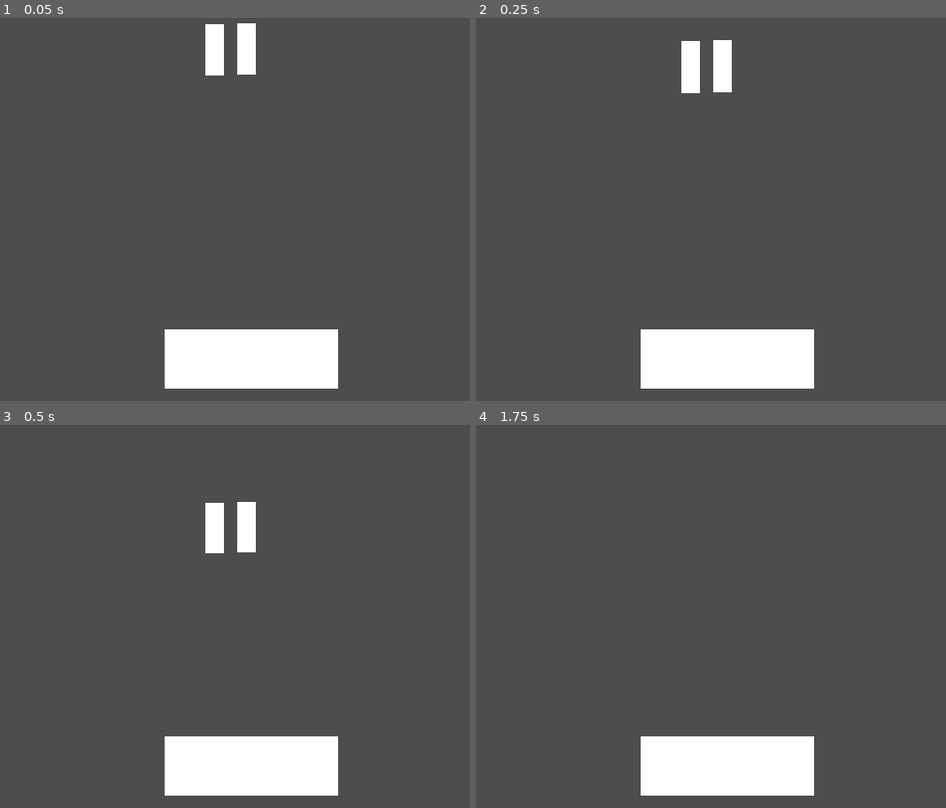
Above: before the commit, frames 1-4 (two rows, left to right).
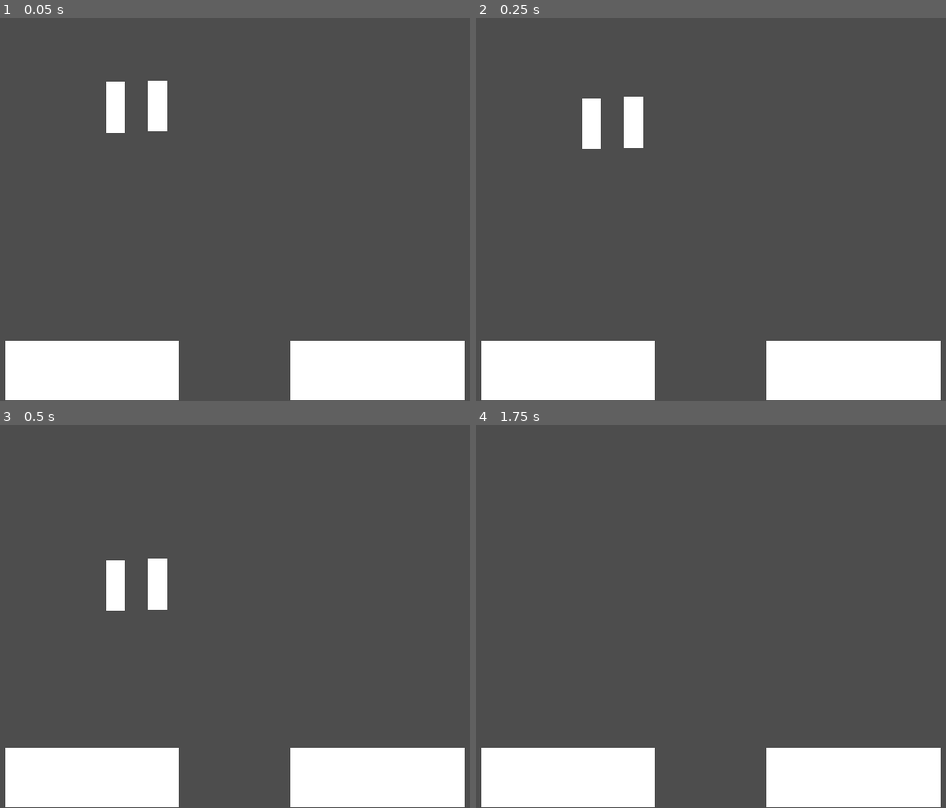
Above: after the commit, the same moments.

Repository: ThePT5/GodotTest
Game: Godot game, scene res://MainGame.tscn
The game is run twice, just before and just after one commit, with the same random seed, the same clock (stepped at 60 frames per second) and the same inputs.
Inputs:
- Up to frame 1 (0.05 s): no input
- Up to frame 2 (0.25 s): no input
- Up to frame 3 (0.5 s): no input
- Up to frame 4 (1.75 s): tap Enter at 1.25 s

The runs differ from the first frame. In frame 1, 16% of the frame differs, in the area x 1-99%, y 1-100%; in frame 2, 16%, in the area x 1-99%, y 5-100%; in frame 3, 16%; in frame 4, 14%.

Commit message:
newthings

Diff:
--- /dev/null
+++ b/test/GameManager.gd
@@ -0,0 +1,3 @@
+extends Node
+
+var points : int
--- /dev/null
+++ b/test/GameManager.tscn
@@ -0,0 +1,3 @@
+[gd_scene format=3 uid="uid://oa4cl7frw14h"]
+
+[node name="GameManager" type="Node2D" unique_id=692925264]
--- a/test/MainGame.tscn
+++ b/test/MainGame.tscn
@@ -6,12 +6,17 @@
 [node name="Node2D" type="Node2D" unique_id=1183547318]
 
 [node name="Trash" parent="." unique_id=420845606 instance=ExtResource("1_3tbxw")]
-position = Vector2(528, 60)
+position = Vector2(367, 153)
 trashType = 1
 
-[node name="Trash" parent="Trash" unique_id=1170681892 instance=ExtResource("1_3tbxw")]
-position = Vector2(51, -2)
+[node name="Node2D" parent="." unique_id=445860404 instance=ExtResource("2_e3m3f")]
+position = Vector2(169, 537)
 trashType = 0
 
-[node name="Node2D" parent="." unique_id=445860404 instance=ExtResource("2_e3m3f")]
-position = Vector2(429, 517)
+[node name="Area2D" parent="." unique_id=478962776 instance=ExtResource("2_e3m3f")]
+position = Vector2(635, 537)
+trashType = 1
+
+[node name="Trash2" parent="." unique_id=1170681892 instance=ExtResource("1_3tbxw")]
+position = Vector2(435, 151)
+trashType = 0
--- a/test/Sorter.gd
+++ b/test/Sorter.gd
@@ -3,5 +3,8 @@
 @export_enum("rec", "nonRec") var trashType
 
 func _on_body_shape_entered(body_rid: RID, body: Node2D, body_shape_index: int, local_shape_index: int) -> void:
-	print(body.get_trashType())
+	if body.get_trashType() == trashType :
+		print("Yes")
+	else :
+		print("No")
 	body.queue_free()
--- a/test/Sorter.tscn
+++ b/test/Sorter.tscn
@@ -7,19 +7,17 @@
 
 [sub_resource type="BoxMesh" id="BoxMesh_mixpf"]
 
-[node name="Node2D" type="Node2D" unique_id=445860404]
-
-[node name="Area2D" type="Area2D" parent="." unique_id=719100394]
+[node name="Area2D" type="Area2D" unique_id=478962776]
 script = ExtResource("1_spib0")
 
-[node name="CollisionShape2D" type="CollisionShape2D" parent="Area2D" unique_id=750724082]
+[node name="CollisionShape2D" type="CollisionShape2D" parent="." unique_id=79070017]
 position = Vector2(141, 50.5)
 shape = SubResource("RectangleShape2D_mixpf")
 
-[node name="MeshInstance2D" type="MeshInstance2D" parent="." unique_id=2087312261]
-position = Vector2(141, 62.5)
+[node name="MeshInstance2D2" type="MeshInstance2D" parent="." unique_id=1392068737]
+position = Vector2(141.00002, 62.00003)
 scale = Vector2(282, 95)
 mesh = SubResource("BoxMesh_mixpf")
 
-[connection signal="body_entered" from="Area2D" to="Area2D" method="_on_body_entered"]
-[connection signal="body_shape_entered" from="Area2D" to="Area2D" method="_on_body_shape_entered"]
+[connection signal="body_entered" from="." to="." method="_on_body_entered"]
+[connection signal="body_shape_entered" from="." to="." method="_on_body_shape_entered"]
--- a/test/Spawner.tscn
+++ b/test/Spawner.tscn
@@ -1,3 +1,6 @@
 [gd_scene format=3 uid="uid://d03x6q3jt0smt"]
 
+[ext_resource type="Script" uid="uid://dqo7i7fhkweco" path="res://spawner.gd" id="1_mimr8"]
+
 [node name="Spawner" type="Node2D" unique_id=1183790668]
+script = ExtResource("1_mimr8")
--- /dev/null
+++ b/test/spawner.gd
@@ -0,0 +1,11 @@
+extends Node2D
+
+
+# Called when the node enters the scene tree for the first time.
+func _ready() -> void:
+	pass # Replace with function body.
+
+
+# Called every frame. 'delta' is the elapsed time since the previous frame.
+func _process(delta: float) -> void:
+	pass
Not shown, added: test/GameManager.gd.uid
Not shown, added: test/spawner.gd.uid
